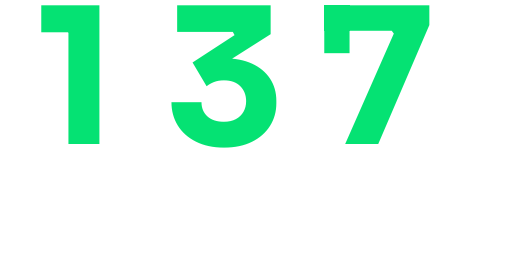
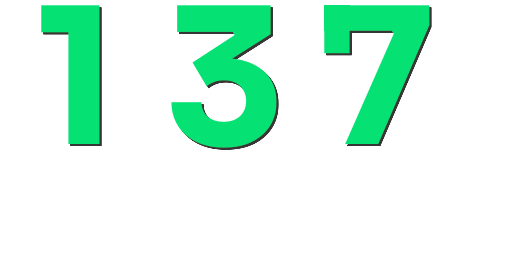
Layers edited between the first and the second (512, 256) image:
painted on "7" over bbox(326, 7, 432, 146)
painted on "3" over bbox(179, 7, 279, 150)
painted on "1" over bbox(43, 7, 102, 146)
